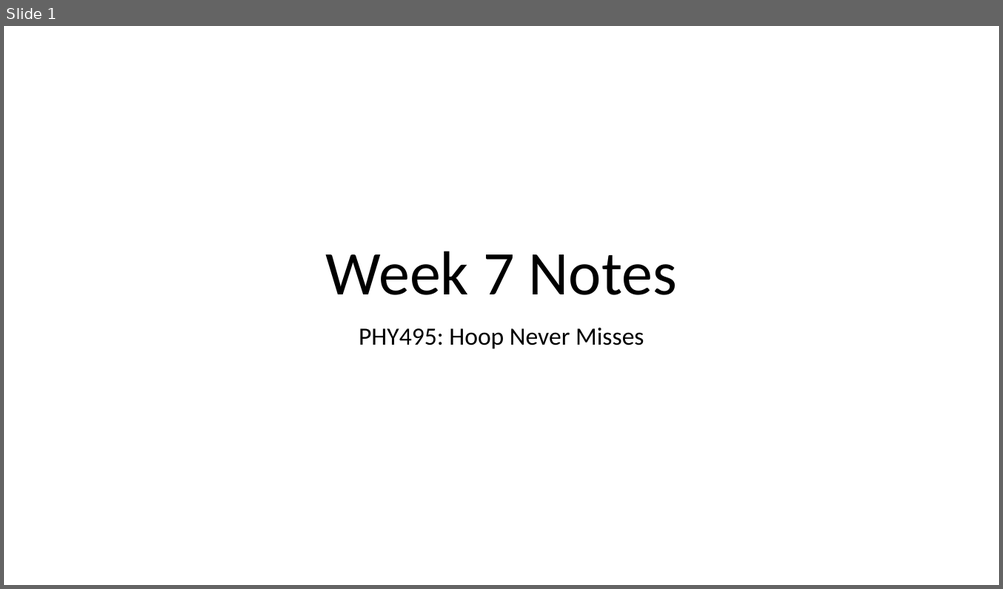
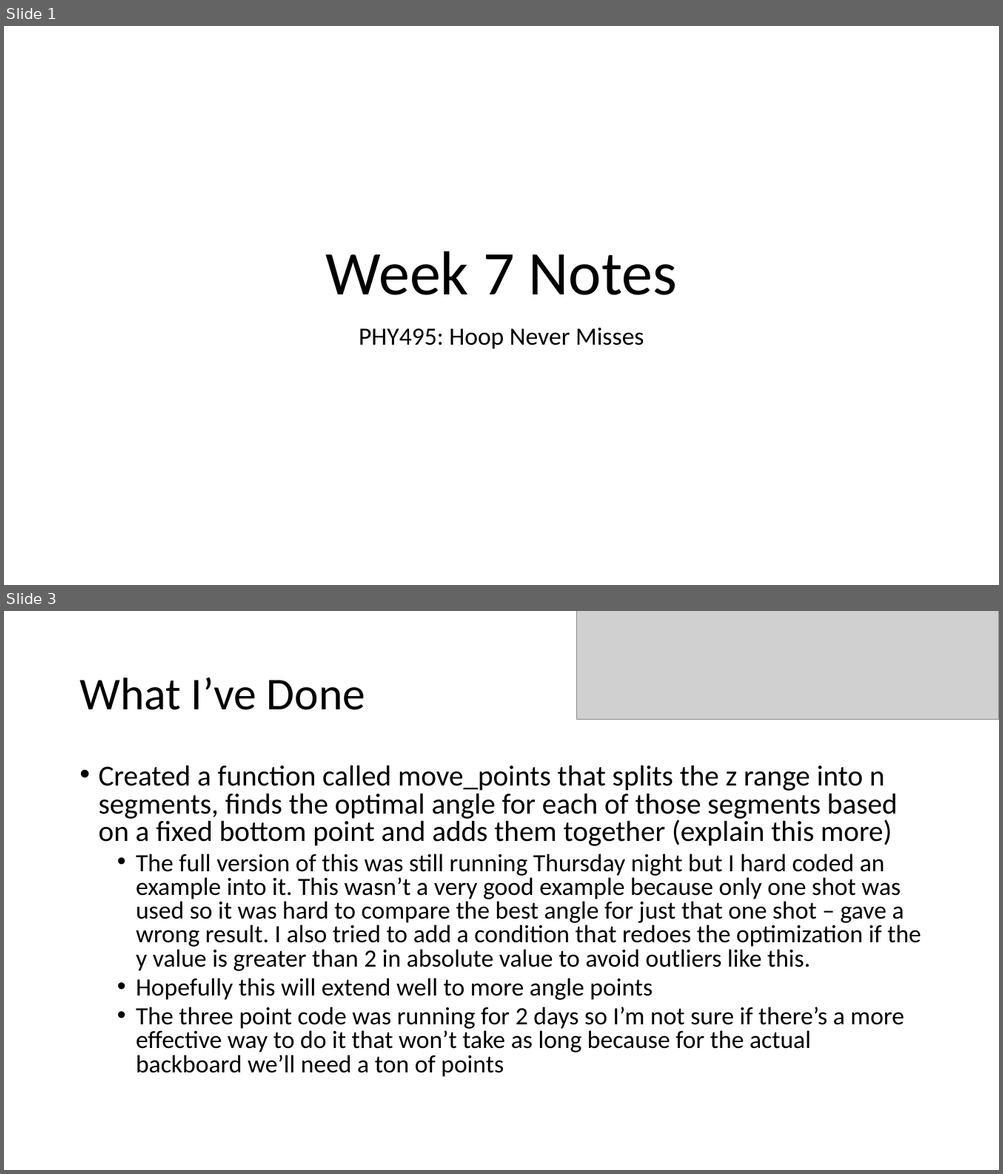
Before and after one commit to cawelch/hoop-never-misses, a slide deck: Weekly Presentations/Week 7.pptx. Shown one above the other, each under a label of ours: slide 1 before the commit, slides 1 and 3 after it; the slides between them are not shown. The pictures are 1003x589 and 1003x1174 pixels, drawn with LibreOffice and Linux fonts; fonts in the diff are those of the drawing; grey boxes stand for pictures. Boxes give left, top, right and bottom in pixels: in the first picture for what was removed or moved away, otherwise in the second. Text is boxed around its words. In the diff, an @@ line names an element or a change of style, - is before the commit and + after.

```diff
--- a/Weekly Presentations/Week 7.pptx
+++ b/Weekly Presentations/Week 7.pptx
@@ slide 3 added at (4,611,999,1170), background #FFFFFF @@
@@ picture added at (576,611,999,719) @@
@@ title added at (79,678,365,710), 44 pt, text #000000 @@
+What I’ve Done
@@ text added at (99,765,921,1077), 24 pt, text #000000 @@
+• Created a function called move_points that splits the z range into n segments, finds the optimal angle for each of those segments based on a fixed bottom point and adds them together (explain this more)
+  • The full version of this was still running Thursday night but I hard coded an example into it. This wasn’t a very good example because only one shot was used so it was hard to compare the best angle for just that one shot – gave a wrong result. I also tried to add a condition that redoes the optimization if the y value is greater than 2 in absolute value to avoid outliers like this.
+  • Hopefully this will extend well to more angle points
+  • The three point code was running for 2 days so I’m not sure if there’s a more effective way to do it that won’t take as long because for the actual backboard we’ll need a ton of points
```
Also in this commit, not shown: 5 slides changed, 1 other file.
